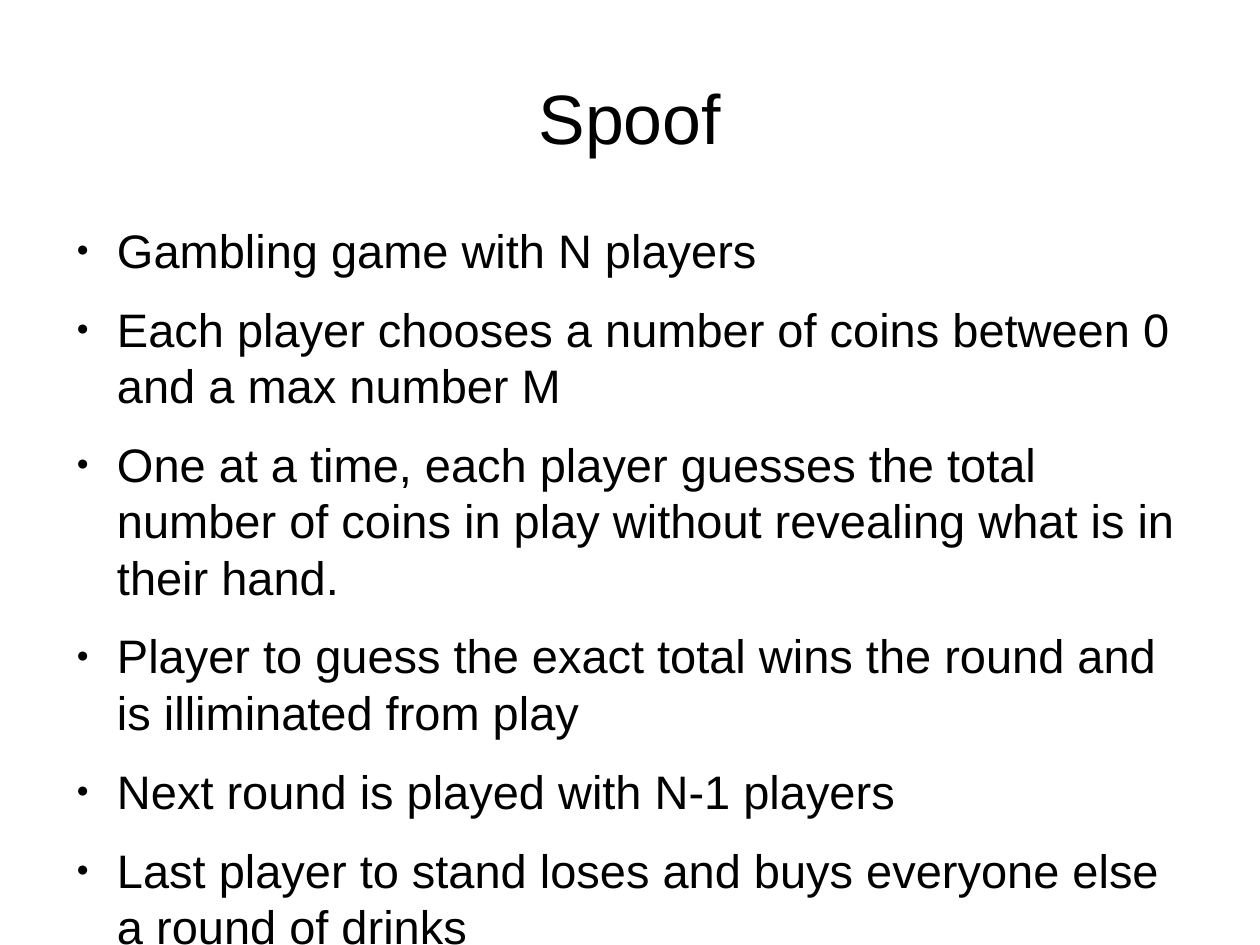
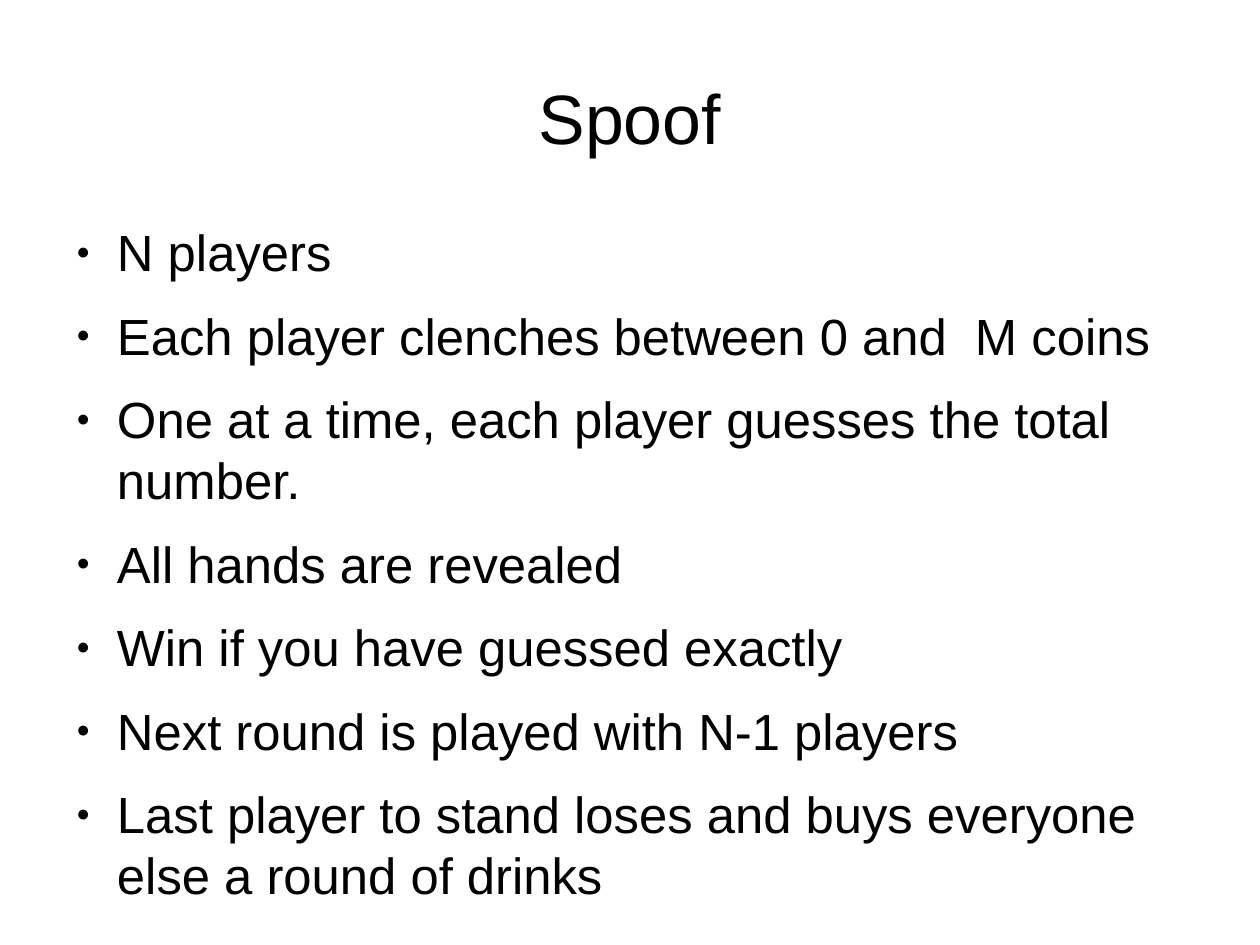
Before and after one commit to rpgowers/DeepSpoof, a slide deck: slide 2 of presentation.odp. Drawn at 1260x945 pixels with LibreOffice and Linux fonts; fonts in the diff are those of the drawing. Boxes give left, top, right and bottom in pixels: in the first picture for what was removed or moved away, otherwise in the second. Text is boxed around its words. In the diff, an @@ line names an element or a change of style, - is before the commit and + after.

Commit message:
hoomans can play now

```diff
--- a/presentation.odp
+++ b/presentation.odp
@@ text at [117,234,1150,677]: text changed; size 29.6 to 32 pt @@
-● Gambling game with N players
-● Each player chooses a number of coins between 0 and a max number M
-● One at a time, each player guesses the total number of coins in play without revealing what is in their hand.
-● Player to guess the exact total wins the round and is illiminated from play
+● N players
+● Each player clenches between 0 and M coins
+● One at a time, each player guesses the total number.
+● All hands are revealed
+● Win if you have guessed exactly
@@ text at [117,713,1136,844]: size 29.6 to 32 pt in "Next round is played with N-1 players", "Last player to stand loses and buys ..." @@
```
Also in this commit, not shown: 4 other slides changed, 2 slides added, 2 slides removed, 2 other files.
